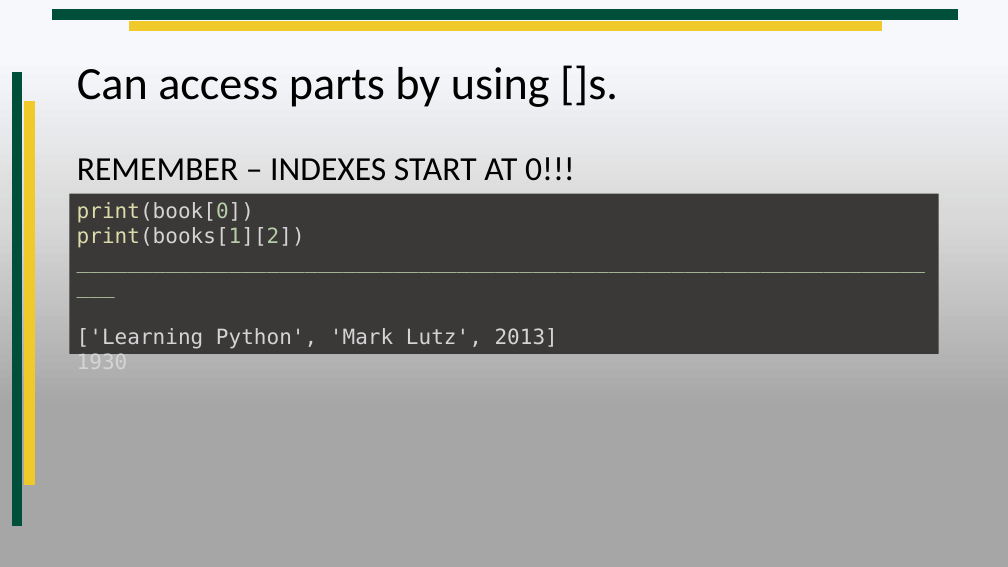
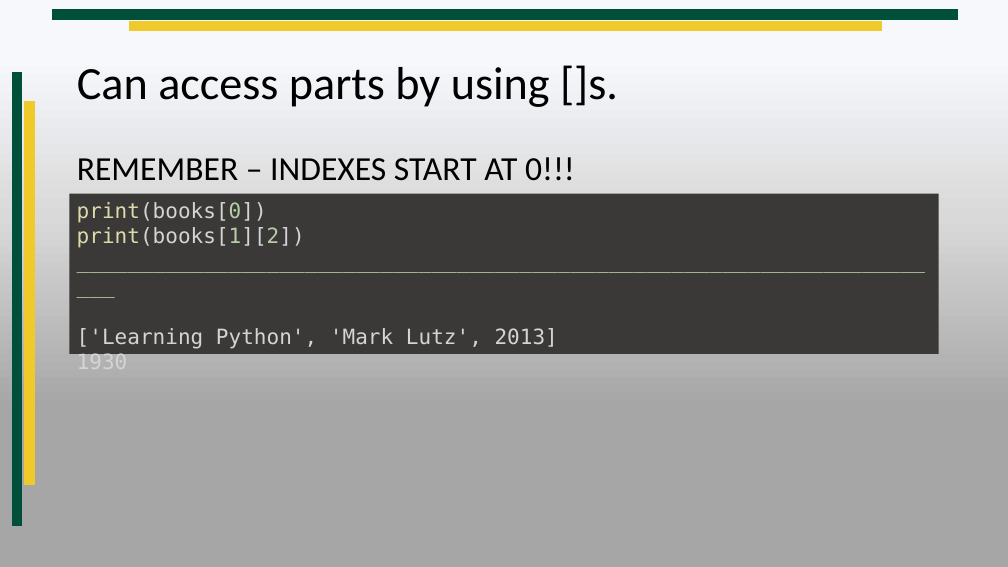
Before and after one commit to RenoTechnologyAcademy/CIS104-2019-Spring-1, a slide deck: slide 6 of Lesson 5/Lesson 5.pptx. Drawn at 1008x567 pixels with LibreOffice and Linux fonts; fonts in the diff are those of the drawing; background and template pictures are left out. Boxes give left, top, right and bottom in pixels: in the first picture for what was removed or moved away, otherwise in the second. Text is boxed around its words. In the diff, an @@ line names an element or a change of style, - is before the commit and + after.

```diff
--- a/Lesson 5/Lesson 5.pptx
+++ b/Lesson 5/Lesson 5.pptx
@@ text in rectangle at <box>77,202,267,223</box>: text changed @@
-print(book[0])
+print(books[0])
```
Also in this commit, not shown: 1 other slide changed, 1 other file.
